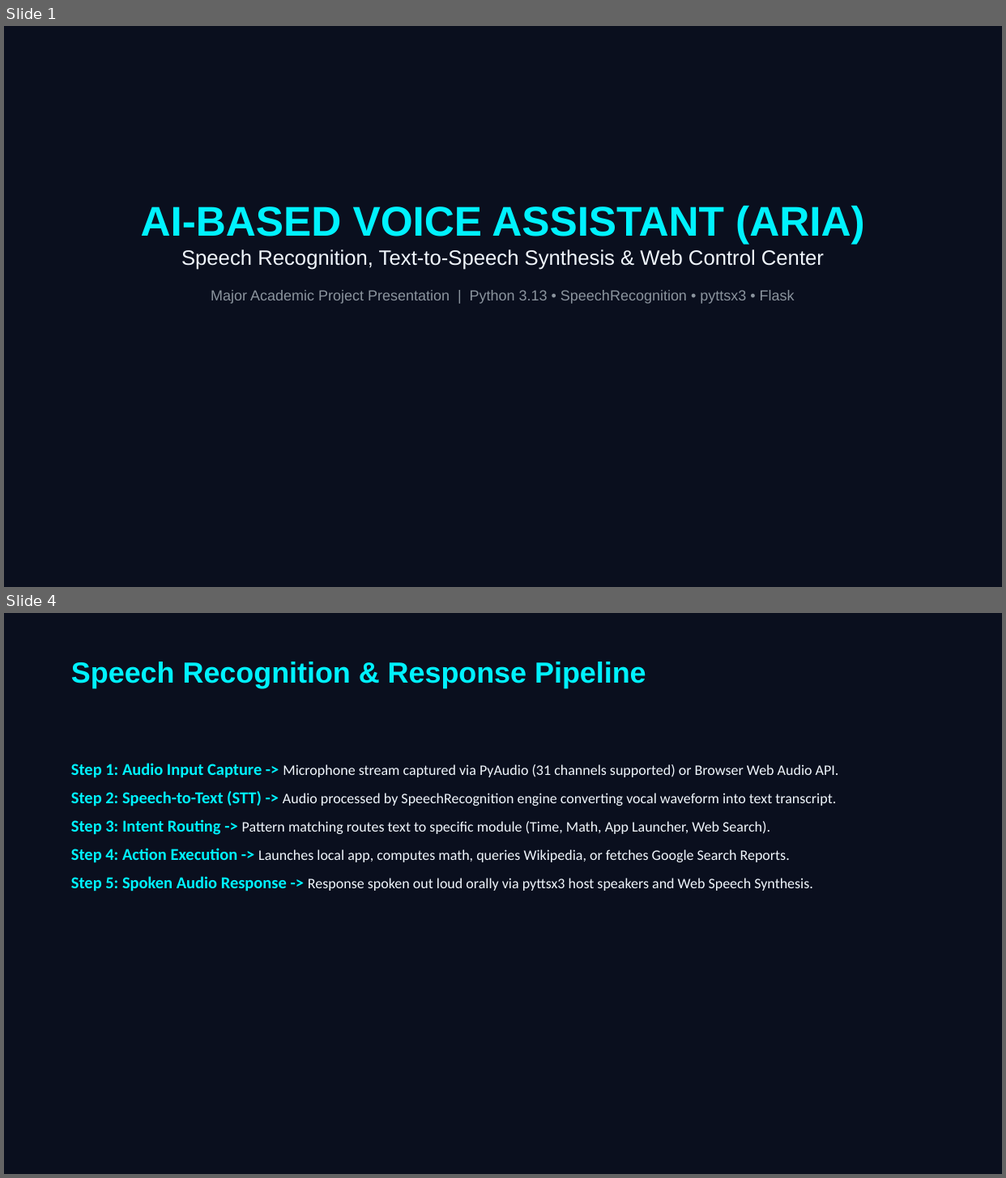
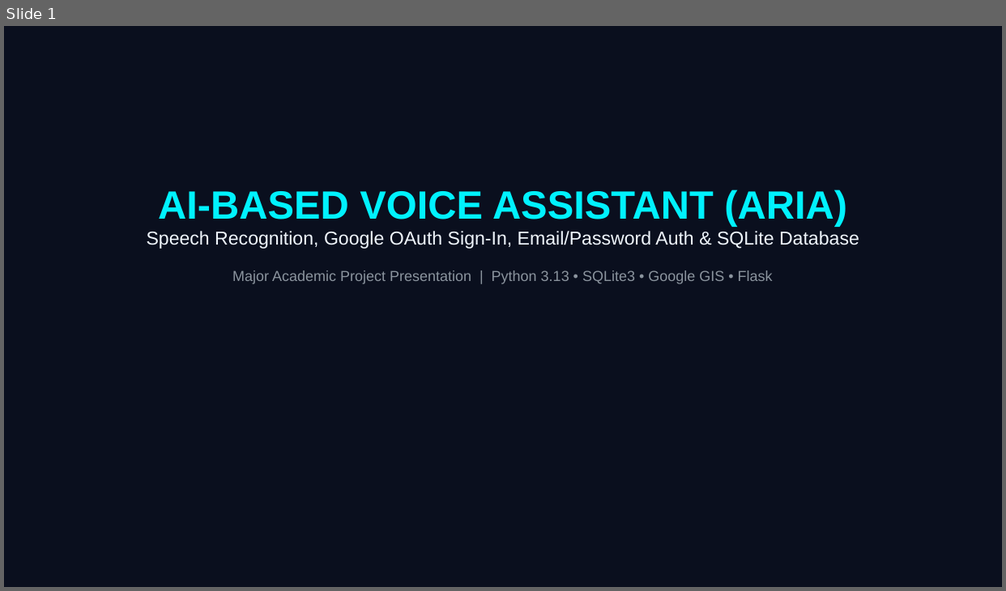
Before and after one commit to Vignesh170000/majorproject_vignesh, a slide deck: AI_Voice_Assistant_Presentation.pptx. Shown one above the other, each under a label of ours: slides 1 and 4 before the commit, slide 1 after it; the slides between them are not shown. The pictures are 1006x1178 and 1006x591 pixels, drawn with LibreOffice and Linux fonts; fonts in the diff are those of the drawing. Boxes give left, top, right and bottom in pixels: in the first picture for what was removed or moved away, otherwise in the second. Text is boxed around its words. In the diff, an @@ line names an element or a change of style, - is before the commit and + after.

```diff
--- a/AI_Voice_Assistant_Presentation.pptx
+++ b/AI_Voice_Assistant_Presentation.pptx
@@ slide 4 removed at (4, 613, 1002, 1174), background #FFFFFF @@
@@ rectangle removed at (4, 613, 1002, 1174) @@
@@ text removed at (71, 662, 646, 688) @@
-Speech Recognition & Response Pipeline
@@ text removed at (71, 763, 839, 892) @@
-Step 1: Audio Input Capture -> Microphone stream captured via PyAudio (31 channels supported) or Browser Web Audio API.
-Step 2: Speech-to-Text (STT) -> Audio processed by SpeechRecognition engine converting vocal waveform into text transcript.
-Step 3: Intent Routing -> Pattern matching routes text to specific module (Time, Math, App Launcher, Web Search).
-Step 4: Action Execution -> Launches local app, computes math, queries Wikipedia, or fetches Google Search Reports.
-Step 5: Spoken Audio Response -> Response spoken out loud orally via pyttsx3 host speakers and Web Speech Synthesis.
@@ slide 1 changed as well @@
@@ text "AI-BASED VOICE ASSISTANT (ARIA)": place and size @@
-text "AI-BASED VOICE ASSISTANT (ARIA)" at (141, 205, 864, 304)
+text "AI-BASED VOICE ASSISTANT (ARIA)" at (147, 190, 859, 284)
@@ text at (158, 190, 847, 226): size 40 to 38 pt in "AI-BASED VOICE ASSISTANT (ARIA)" @@
@@ text at (147, 231, 859, 284): text changed; size 14 to 18 pt; text colour #8B949E to #F0F6FC @@
-Speech Recognition, Text-to-Speech Synthesis & Web Control Center
-Major Academic Project Presentation | Python 3.13 • SpeechRecognition • pyttsx3 • Flask
+Speech Recognition, Google OAuth Sign-In, Email/Password Auth & SQLite Database
+Major Academic Project Presentation | Python 3.13 • SQLite3 • Google GIS • Flask
```
Also in this commit, not shown: 4 other slides changed, 4 slides added, 4 other slides removed, 4 other files.
